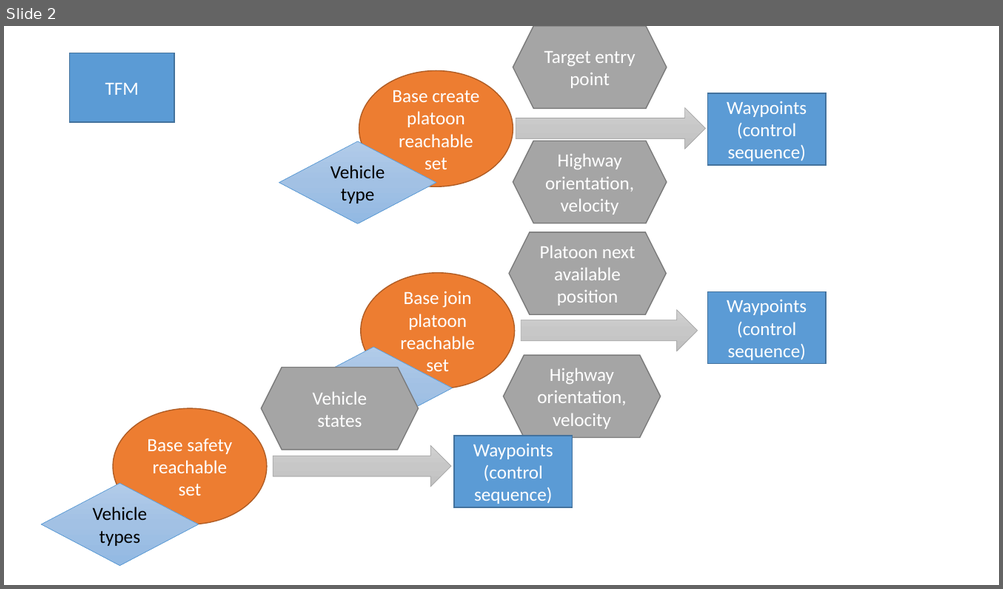
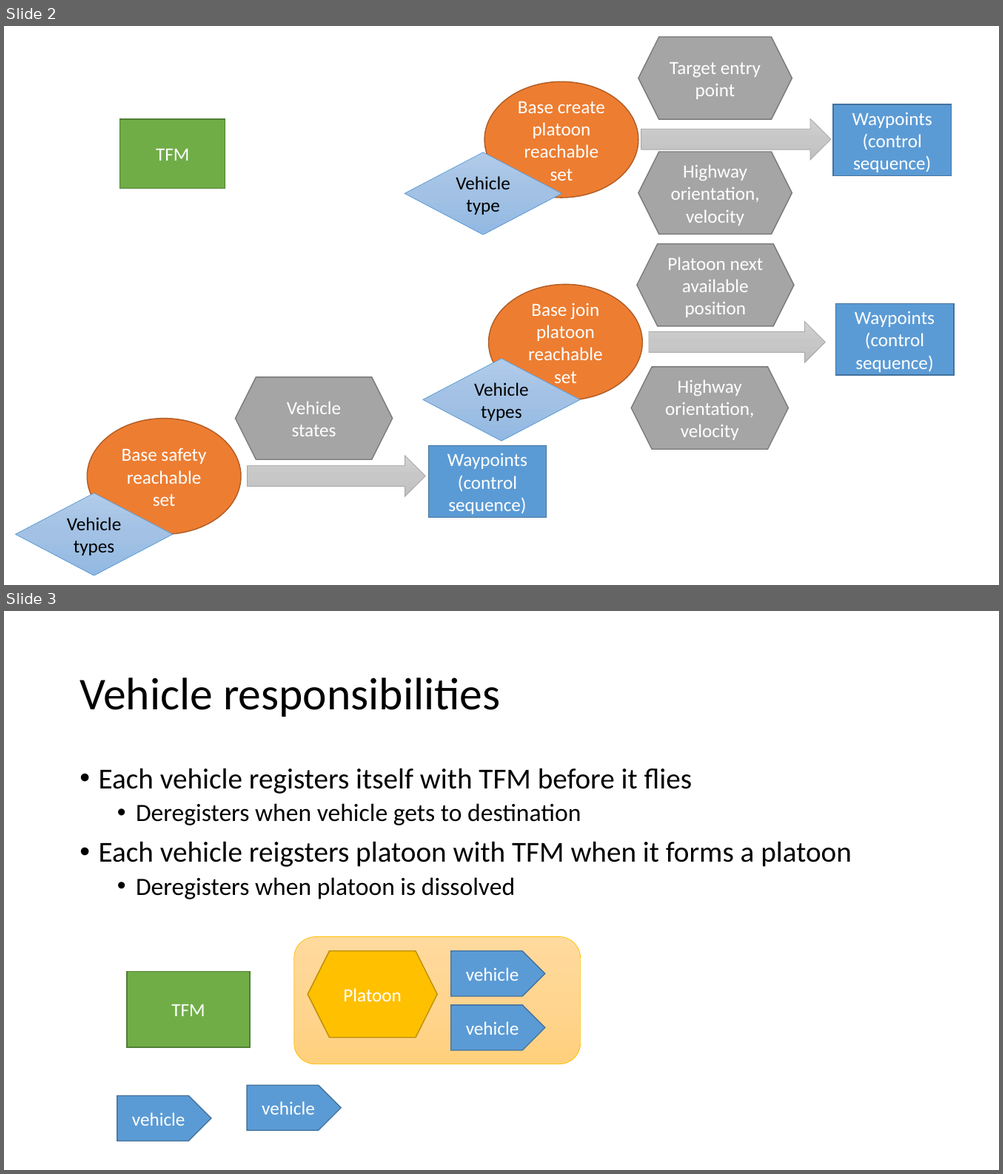
Before and after one commit to HJReachability/UTM, a slide deck: docs/Airspace Structure.pptx. Shown one above the other, each under a label of ours: slide 2 before the commit, slides 2 and 3 after it. The pictures are 1003x589 and 1003x1174 pixels, drawn with LibreOffice and Linux fonts; fonts in the diff are those of the drawing. Boxes give left, top, right and bottom in pixels: in the first picture for what was removed or moved away, otherwise in the second. Text is boxed around its words. In the diff, an @@ line names an element or a change of style, - is before the commit and + after.

```diff
--- a/docs/Airspace Structure.pptx
+++ b/docs/Airspace Structure.pptx
@@ slide 3 added at (4,611,999,1170), background #FFFFFF @@
@@ title added at (79,678,500,717), 44 pt, text #000000 @@
+Vehicle responsibilities
@@ text added at (99,768,851,900), 28 pt, text #000000 @@
+• Each vehicle registers itself with TFM before it flies
+  • Deregisters when vehicle gets to destination
+• Each vehicle reigsters platoon with TFM when it forms a platoon
+  • Deregisters when platoon is dissolved
@@ group added at (294,937,580,1065): 2 pentagon arrows, 1 rounded rectangle, 1 hexagon @@
+vehicle
+Platoon
+vehicle
@@ rectangle added at (127,972,250,1048), fill #70AD47, outline #538035 1 pt, 18 pt, text #FFFFFF @@
+TFM
@@ pentagon arrow added at (117,1096,211,1142), fill #5B9BD5, outline #43739E 1 pt, 18 pt, text #FFFFFF @@
+vehicle
@@ pentagon arrow added at (247,1085,341,1131), fill #5B9BD5, outline #43739E 1 pt, 18 pt, text #FFFFFF @@
+vehicle
@@ slide 2 changed as well @@
@@ rectangle "TFM": place and size @@
-rectangle "TFM" at (70,53,175,122)
+rectangle "TFM" at (120,119,225,189)
@@ rectangle "TFM" at (120,119,225,189): fill #5B9BD5 to #70AD47; outline #43739E 1 pt to #538035 1 pt @@
@@ 3 hexagons, 2 ellipses, 2 rectangles, 2 right arrows, 1 diamond: place and size @@
-3 hexagons, 2 ellipses, 2 rectangles, 2 right arrows, 1 diamond at (279,26,825,389)
+3 hexagons, 2 ellipses, 2 rectangles, 2 right arrows, 1 diamond at (404,37,953,401)
@@ diamond "Vehicle types": place and size @@
-diamond "Vehicle types" at (295,348,452,429)
+diamond "Vehicle types" at (423,359,579,441)
@@ hexagon "Highway orientation, velocity": place and size @@
-hexagon "Highway orientation, velocity" at (504,356,660,438)
+hexagon "Highway orientation, velocity" at (632,367,788,449)
@@ 1 rectangle, 1 ellipse, 1 hexagon, 1 diamond, 1 right arrow: place and size @@
-1 rectangle, 1 ellipse, 1 hexagon, 1 diamond, 1 right arrow at (41,368,572,565)
+1 rectangle, 1 ellipse, 1 hexagon, 1 diamond, 1 right arrow at (15,378,546,576)
```
Also in this commit, not shown: 1 other slide changed, 4 other slides added, 34 other files.
